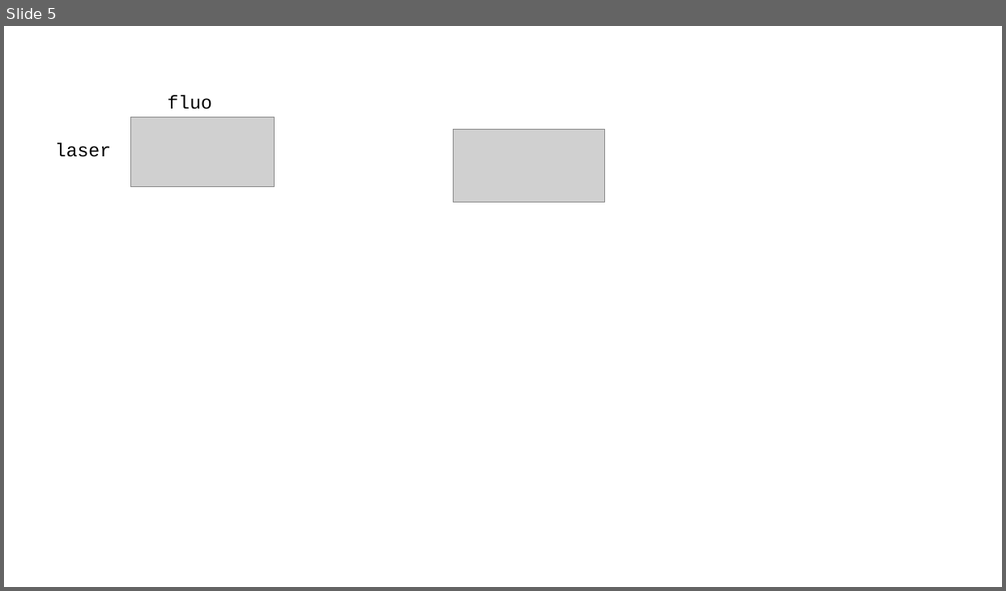
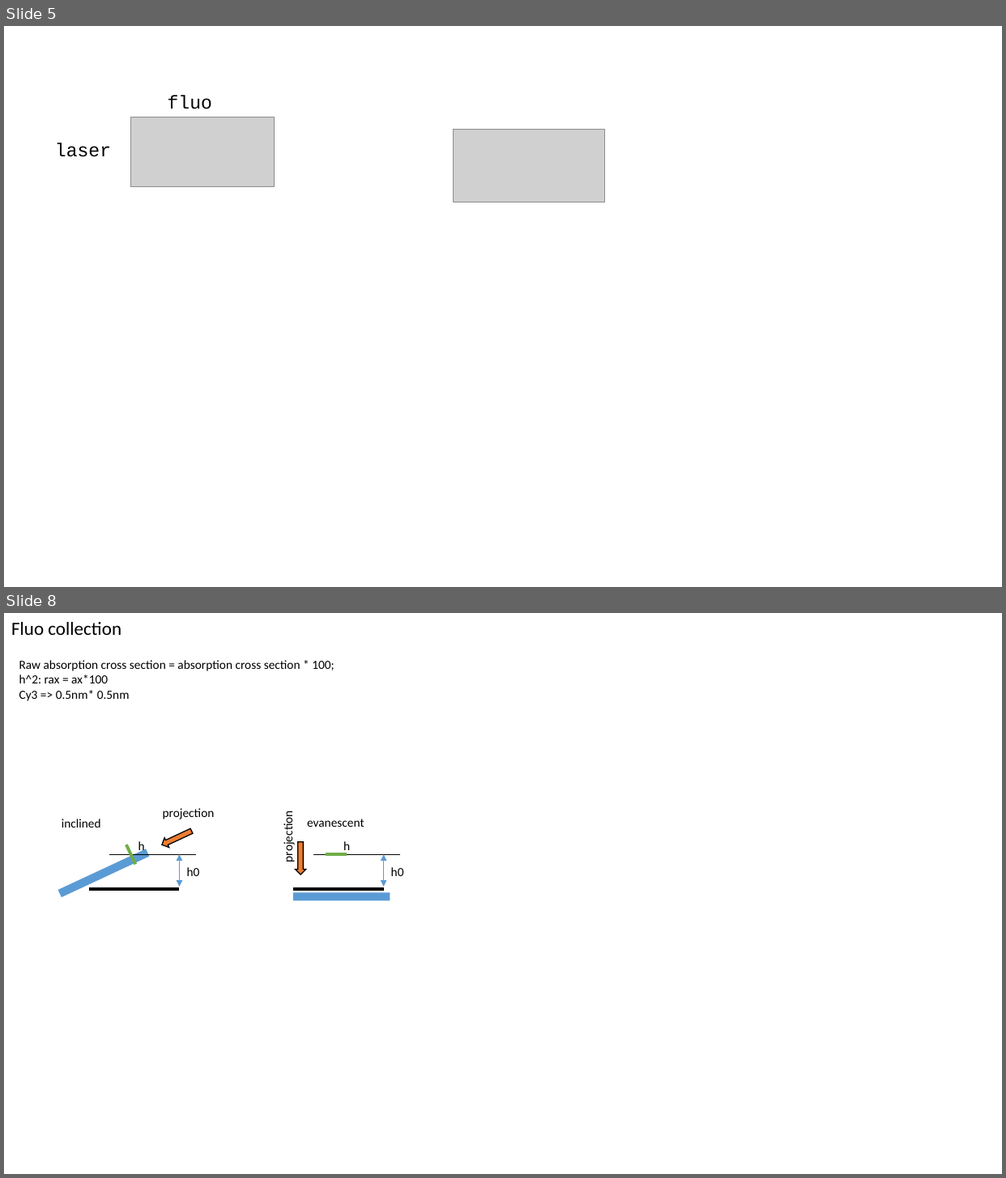
Before and after one commit to aakatay/TraCKer, a slide deck: code/TIRFcalibration/fluorescenceSpectra/doc/fluorescenceSpectraData.pptx. Shown one above the other, each under a label of ours: slide 5 before the commit, slides 5 and 8 after it; the slides between them are not shown. The pictures are 1006x591 and 1006x1178 pixels, drawn with LibreOffice and Linux fonts; fonts in the diff are those of the drawing; grey boxes stand for pictures. Boxes give left, top, right and bottom in pixels: in the first picture for what was removed or moved away, otherwise in the second. Text is boxed around its words. In the diff, an @@ line names an element or a change of style, - is before the commit and + after.

```diff
--- a/code/TIRFcalibration/fluorescenceSpectra/doc/fluorescenceSpectraData.pptx
+++ b/code/TIRFcalibration/fluorescenceSpectra/doc/fluorescenceSpectraData.pptx
@@ slide 8 added at (4,613,1002,1174), background #FFFFFF @@
@@ text added at (11,622,121,635), 18 pt, text #000000 @@
+Fluo collection
@@ text added at (19,660,334,701), 12 pt, text #000000 @@
+Raw absorption cross section = absorption cross section * 100;
+h^2: rax = ax*100
+Cy3 => 0.5nm* 0.5nm
@@ text added at (62,819,101,828), 12 pt, text #000000 @@
+inclined
@@ left arrow added at (160,827,194,850), fill #ED7D31, outline #000000 1 pt @@
@@ text added at (163,808,215,820), 12 pt, text #000000 @@
+projection
@@ text added at (280,815,296,861), 12 pt, text #000000 @@
+projection
@@ text added at (307,819,364,827), 12 pt, text #000000 @@
+evanescent
@@ rectangle added at (57,849,150,897), fill #5B9BD5 @@
@@ line added from (108, 855) to (197, 855), #000000 0.5 pt @@
@@ line added from (136, 865) to (126, 845), #70AD47 3 pt @@
@@ text added at (138,840,145,854), 12 pt, text #000000 @@
+h
@@ double arrow added from (179, 855) to (179, 887), #5B9BD5 0.5 pt @@
@@ left arrow added at (296,842,305,875), fill #ED7D31, outline #000000 1 pt @@
@@ line added from (313, 855) to (401, 855), #000000 0.5 pt @@
@@ line added from (325, 855) to (347, 855), #70AD47 3 pt @@
@@ text added at (343,841,350,854), 12 pt, text #000000 @@
+h
@@ double arrow added from (384, 855) to (384, 887), #5B9BD5 0.5 pt @@
@@ text added at (187,867,200,876), 12 pt, text #000000 @@
+h0
@@ text added at (391,867,404,876), 12 pt, text #000000 @@
+h0
@@ line added from (88, 889) to (179, 889), #000000 3 pt @@
@@ line added from (293, 889) to (384, 889), #000000 3 pt @@
@@ rectangle added at (293,893,390,901), fill #5B9BD5 @@
```
Also in this commit, not shown: 2 other slides added, 5 other files.
